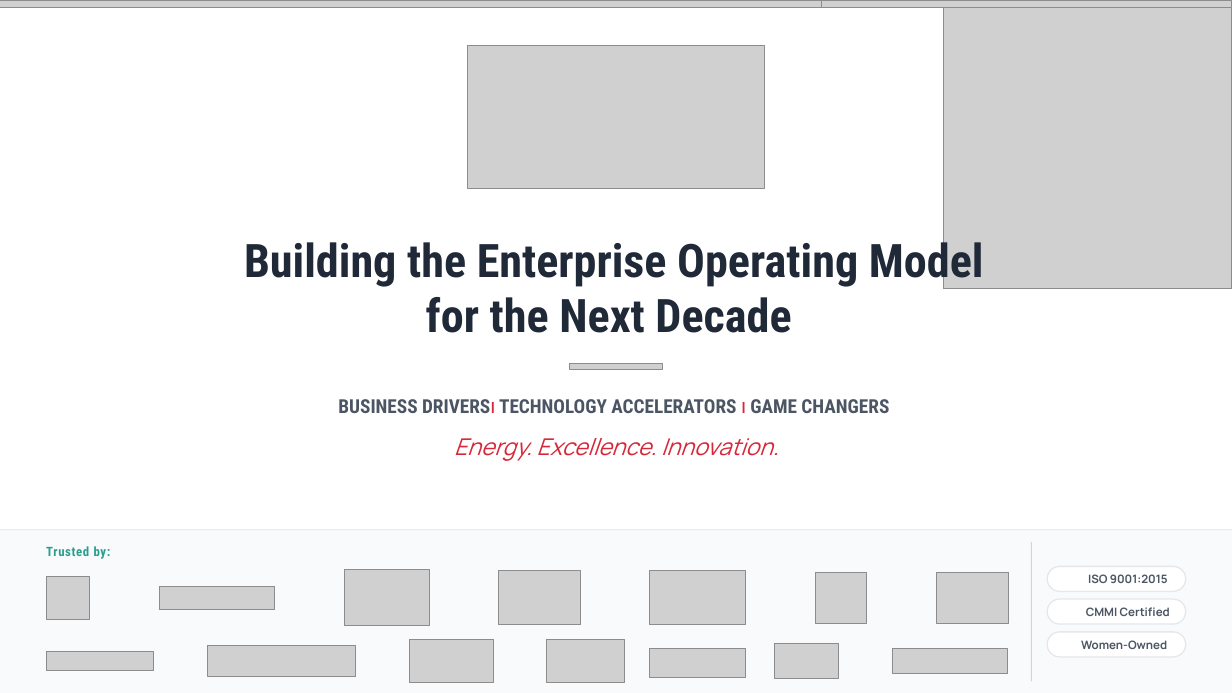
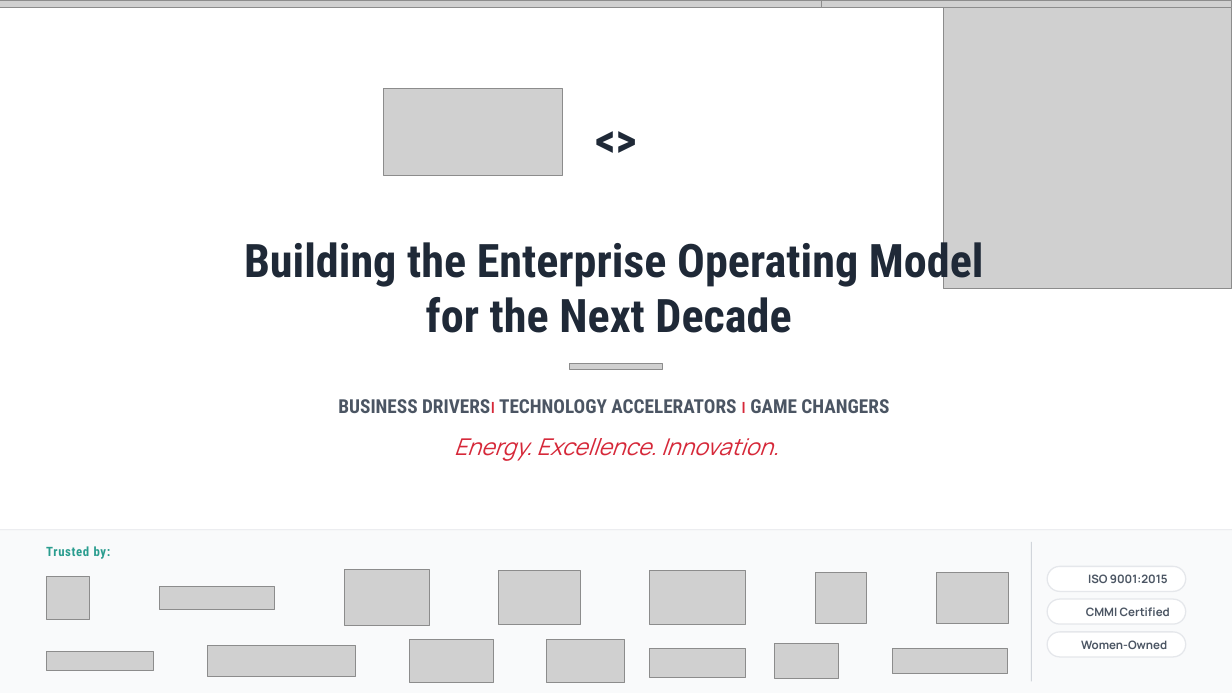
Before and after one commit to athu07/Deck-Engine, a slide deck: slide 1 of data/decks/WORKING_COPY_Master_Deck.pptx. Drawn at 1232x693 pixels with LibreOffice and Linux fonts; fonts in the diff are those of the drawing; grey boxes stand for pictures; background and template pictures are left out. Boxes give left, top, right and bottom in pixels: in the first picture for what was removed or moved away, otherwise in the second. Text is boxed around its words. In the diff, an @@ line names an element or a change of style, - is before the commit and + after.

```diff
--- a/data/decks/WORKING_COPY_Master_Deck.pptx
+++ b/data/decks/WORKING_COPY_Master_Deck.pptx
@@ picture: place and size @@
-picture at box(468, 45, 764, 189)
+picture at box(384, 89, 563, 176)
@@ text added at box(579, 79, 653, 195), 36 pt, text #1F2937, bold @@
+<>
```
Also in this commit, not shown: 2 other slides changed, 2 slides added, 17 other files.
